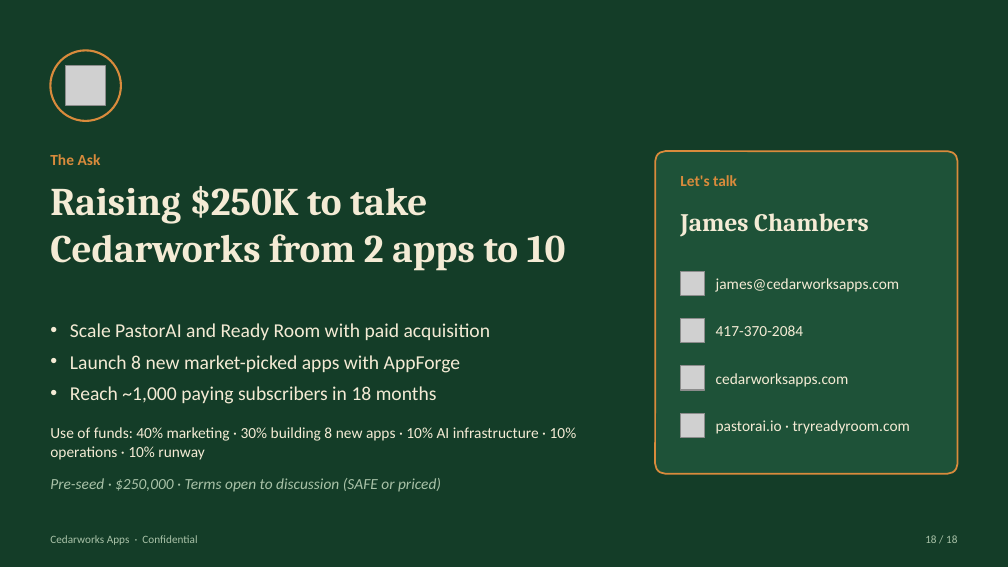
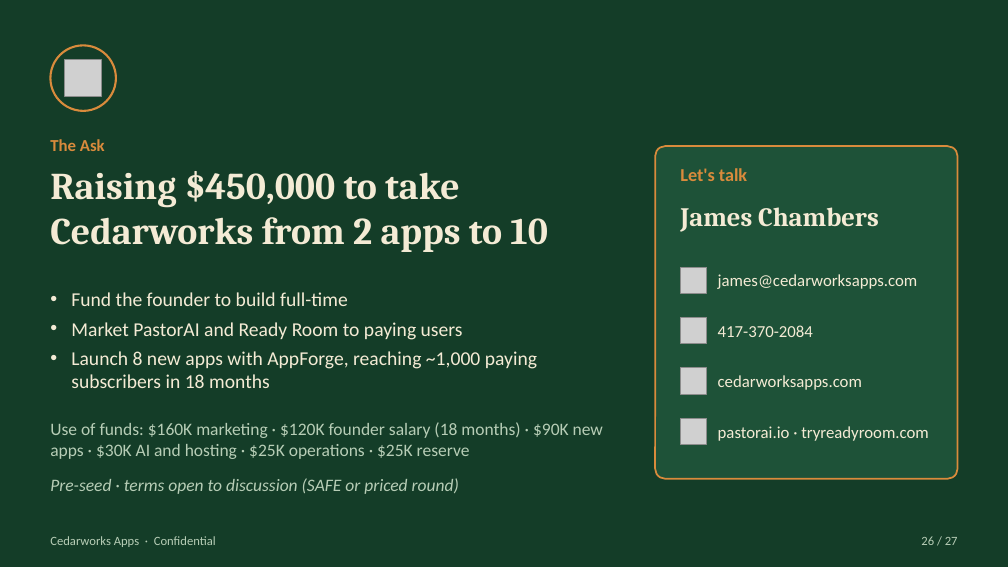
Before and after one commit to Pastorai1/Cedarworksapps, a slide deck: slide 26 of pitch-deck/Cedarworks-Apps-Pitch-Deck.pptx (slide 18 before the commit). Drawn at 1008x567 pixels with LibreOffice and Linux fonts; fonts in the diff are those of the drawing; grey boxes stand for pictures. Boxes give left, top, right and bottom in pixels: in the first picture for what was removed or moved away, otherwise in the second. Text is boxed around its words. In the diff, an @@ line names an element or a change of style, - is before the commit and + after.

```diff
--- a/pitch-deck/Cedarworks-Apps-Pitch-Deck.pptx
+++ b/pitch-deck/Cedarworks-Apps-Pitch-Deck.pptx
@@ ellipse: place and size @@
-ellipse at [50, 50, 121, 121]
+ellipse at [50, 45, 116, 111]
@@ picture: place and size @@
-picture at [66, 66, 105, 105]
+picture at [65, 59, 101, 96]
@@ size 11 to 12 pt in 5 elements at [718, 325, 813, 337], [718, 274, 918, 289], [718, 375, 862, 390], [718, 426, 929, 441], [50, 139, 105, 151] @@
@@ text "The Ask": place and size @@
-text "The Ask" at [50, 154, 101, 165]
+text "The Ask" at [50, 139, 105, 151]
@@ rounded rectangle: place and size @@
-rounded rectangle at [655, 151, 958, 474]
+rounded rectangle at [655, 146, 958, 479]
@@ text at [50, 171, 547, 252]: text changed; size 28 to 27 pt @@
-Raising $250K to take Cedarworks from 2 apps to 10
+Raising $450,000 to take Cedarworks from 2 apps to 10
@@ text "Let's talk": place and size @@
-text "Let's talk" at [680, 175, 737, 186]
+text "Let's talk" at [680, 168, 747, 181]
@@ text "Let's talk" at [680, 168, 747, 181]: size 11 to 13 pt @@
@@ text "James Chambers" at [680, 207, 879, 232]: size 18 to 19 pt @@
@@ picture: place and size @@
-picture at [680, 271, 705, 295]
+picture at [680, 267, 707, 293]
@@ text at [71, 292, 537, 388]: text changed @@
-• Scale PastorAI and Ready Room with paid acquisition
-• Launch 8 new market-picked apps with AppForge
-• Reach ~1,000 paying subscribers in 18 months
+• Fund the founder to build full-time
+• Market PastorAI and Ready Room to paying users
+• Launch 8 new apps with AppForge, reaching ~1,000 paying subscribers in 18 months
@@ picture: place and size @@
-picture at [680, 366, 705, 390]
+picture at [680, 368, 707, 394]
@@ picture: place and size @@
-picture at [680, 413, 705, 437]
+picture at [680, 418, 707, 445]
@@ text at [50, 422, 603, 459]: text changed; size 11 to 12.5 pt; text colour #F4EBD5 to #B7CDB6 @@
-Use of funds: 40% marketing · 30% building 8 new apps · 10% AI infrastructure · 10% operations · 10% runway
+Use of funds: $160K marketing · $120K founder salary (18 months) · $90K new apps · $30K AI and hosting · $25K operations · $25K reserve
@@ text at [50, 478, 459, 494]: text changed; size 11 to 12.5 pt; text colour #A9C2A8 to #B7CDB6 @@
-Pre-seed · $250,000 · Terms open to discussion (SAFE or priced)
+Pre-seed · terms open to discussion (SAFE or priced round)
@@ text "Cedarworks Apps · Confidential" at [50, 536, 216, 547]: size 8 to 9 pt, text colour #A9C2A8 to #B7CDB6 @@
@@ text added at [921, 536, 958, 545], 9 pt, text #B7CDB6 @@
+26 / 27
@@ text removed at [925, 535, 957, 543] @@
-18 / 18
```
Also in this commit, not shown: 12 other slides changed, 14 slides added, 5 slides removed, 15 other files.
